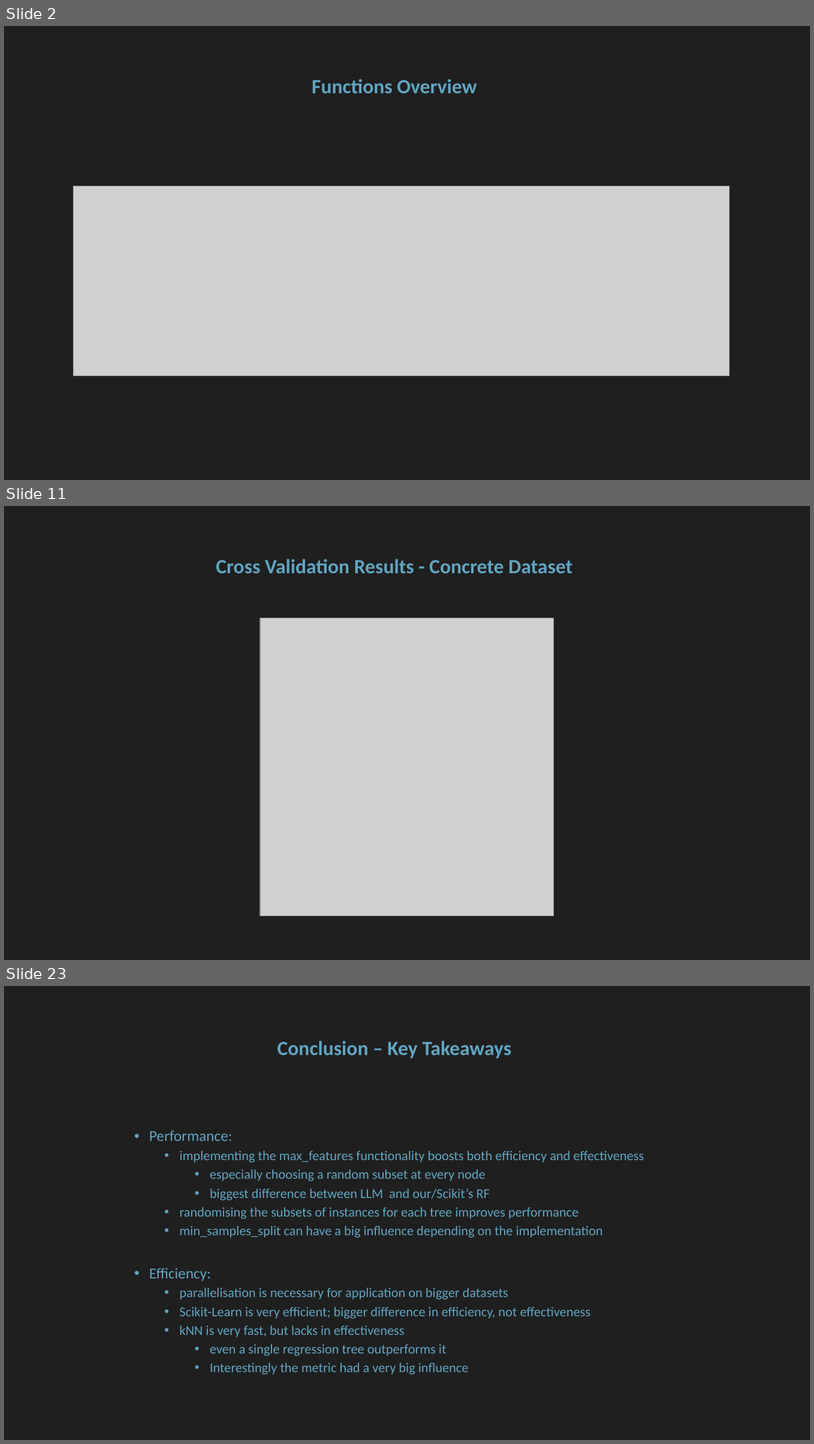
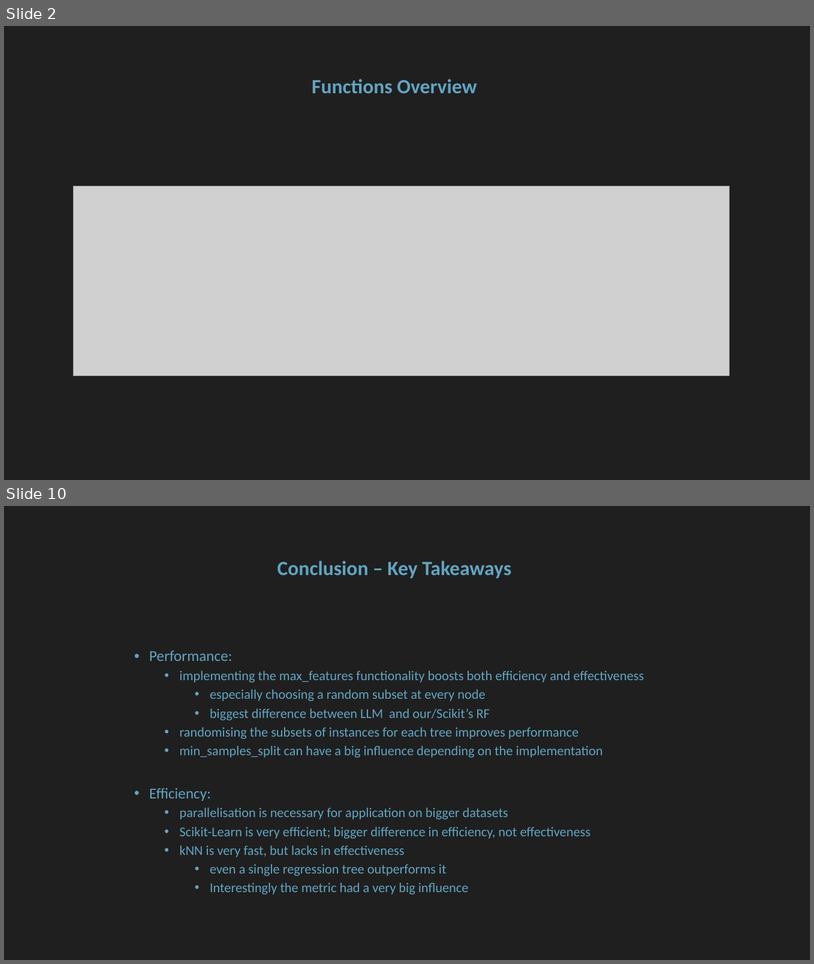
Before and after one commit to floengl/Machine-Learning, a slide deck: Exercise_3/Exercise3_slides.pptx. Shown one above the other, each under a label of ours: slides 2, 11 and 23 before the commit, slides 2 and 10 after it; the slides between them are not shown. The pictures are 814x1444 and 814x964 pixels, drawn with LibreOffice and Linux fonts; fonts in the diff are those of the drawing; grey boxes stand for pictures. Boxes give left, top, right and bottom in pixels: in the first picture for what was removed or moved away, otherwise in the second. Text is boxed around its words. In the diff, an @@ line names an element or a change of style, - is before the commit and + after.

```diff
--- a/Exercise_3/Exercise3_slides.pptx
+++ b/Exercise_3/Exercise3_slides.pptx
@@ slide 11 removed at (4, 506, 810, 960), background #1F1F1F @@
@@ title removed at (216, 559, 573, 573) @@
-Cross Validation Results - Concrete Dataset
@@ picture removed at (260, 618, 555, 916) @@
@@ what was slide 23 is now slide 10 @@
```
Also in this commit, not shown: 4 slides changed, 3 slides added, 15 other slides removed, 6 other files.
